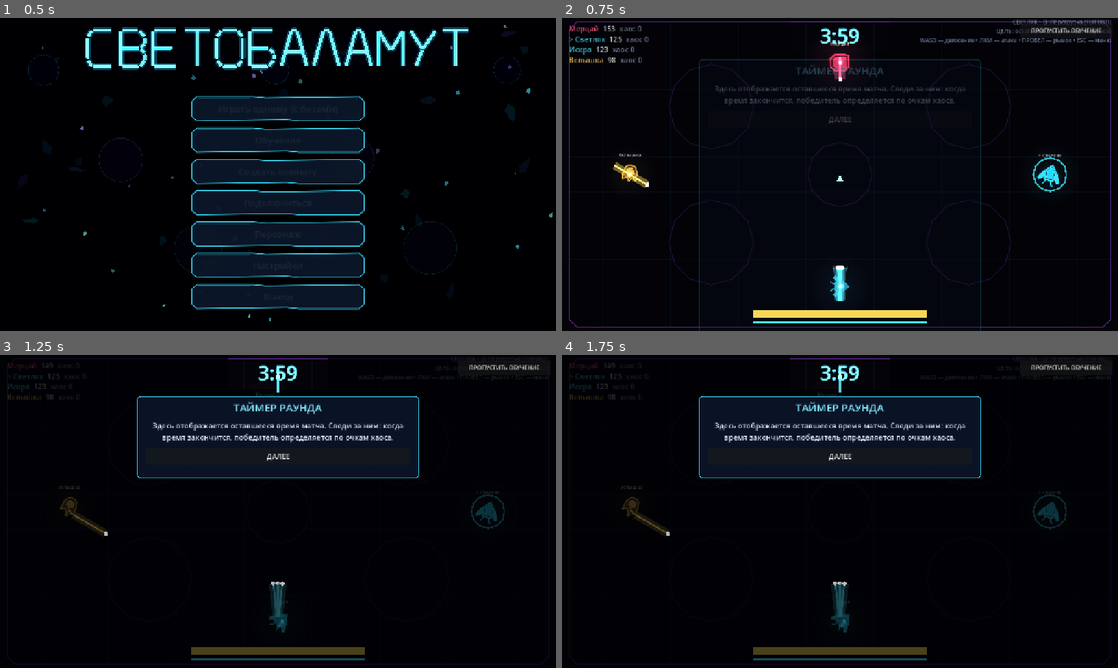
Above: before the commit, frames 1-4 (two rows, left to right).
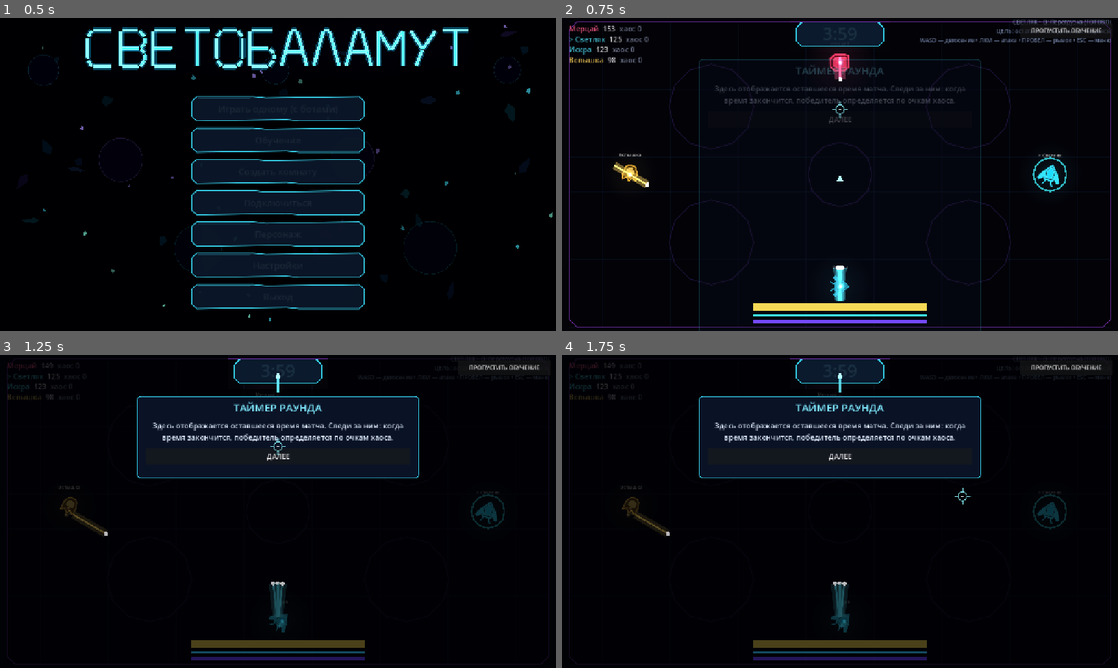
Above: after the commit, the same moments.

Repository: DvoreZZKy/svetobalamut
Game: Godot game, scene res://scenes/menu.tscn
Same seed, same stepped clock (60 frames per second), same inputs: the game is played once before the commit and once after it.
Inputs (mouse positions are in pixels of both pictures, inside the frame that each line leads up to):
- Up to frame 1 (0.5 s): no input
- Up to frame 2 (0.75 s): click "Играть одному (с ботами)" at 0.5 s
- Up to frame 3 (1.25 s): no input
- Up to frame 4 (1.75 s): tap Enter (restart) at 1.25 s; move the mouse to (962, 495) at 1.27 s; hold D (right) from 1.28 s (still down); hold Space (dash) from 1.28 s (still down); tap Q (ability) at 1.35 s; click (962, 495) at 1.42 s

Frame 1 is identical in both runs. In frame 2, 2.9% of the frame differs, in the area x 34-66%, y 1-98%; in frame 3, 2.9%; in frame 4, 2.9%.

Commit message:
Polish HUD, reticle, ability cooldown and reduce per-frame character redraws

Diff:
--- a/scripts/arena.gd
+++ b/scripts/arena.gd
@@ -44,6 +44,11 @@
 var blind_cur := 0.0
 
 var timer_lbl: Label
+var timer_shape: Polygon2D
+var timer_outline: Line2D
+var ability_bar: ProgressBar
+var cursor_layer: CanvasLayer
+var cursor_canvas: Control
 var banner: Label
 var score_lbl: RichTextLabel
 var help_lbl: Label
@@ -88,6 +93,7 @@
 	_build_fx_overlay()
 	_build_hud()
 	_build_pause_menu()
+	_build_aim_cursor()
 	if is_client:
 		Net.disconnected.connect(_to_menu)
 	else:
@@ -232,6 +238,26 @@
 	help_lbl.autowrap_mode = TextServer.AUTOWRAP_WORD_SMART
 	help_lbl.add_theme_font_size_override("font_size", 13)
 	help_lbl.modulate = Color(0.7, 0.8, 1.0, 0.75)
+	timer_shape = Polygon2D.new()
+	timer_shape.position = Vector2(640, 38)
+	timer_shape.polygon = PackedVector2Array([
+		Vector2(-88, -28), Vector2(88, -28), Vector2(101, -15),
+		Vector2(101, 15), Vector2(88, 28), Vector2(-88, 28),
+		Vector2(-101, 15), Vector2(-101, -15)
+	])
+	timer_shape.color = Color("#0c1d31", 0.92)
+	cl.add_child(timer_shape)
+	timer_outline = Line2D.new()
+	timer_outline.position = timer_shape.position
+	timer_outline.points = timer_shape.polygon
+	timer_outline.closed = true
+	timer_outline.width = 2.0
+	timer_outline.default_color = Color("#39d9f0", 0.92)
+	cl.add_child(timer_outline)
+	timer_lbl.size = Vector2(190, 58)
+	timer_lbl.offset_left = -95
+	timer_lbl.offset_right = 95
+	timer_lbl.add_theme_font_size_override("font_size", 40)
 	light_bar = _bar(Vector2.ZERO, Vector2(400, 18), Color(1.6, 1.4, 0.5), cl)
 	light_bar.anchor_left = 0.5
 	light_bar.anchor_right = 0.5
@@ -248,8 +274,19 @@
 	dash_bar.anchor_bottom = 1.0
 	dash_bar.offset_left = -200
 	dash_bar.offset_right = 200
-	dash_bar.offset_top = -24
-	dash_bar.offset_bottom = -17
+	dash_bar.offset_top = -39
+	dash_bar.offset_bottom = -32
+	ability_bar = _bar(Vector2.ZERO, Vector2(400, 7), Color(0.75, 0.45, 1.8), cl)
+	ability_bar.anchor_left = 0.5
+	ability_bar.anchor_right = 0.5
+	ability_bar.anchor_top = 1.0
+	ability_bar.anchor_bottom = 1.0
+	ability_bar.offset_left = -200
+	ability_bar.offset_right = 200
+	ability_bar.offset_top = -26
+	ability_bar.offset_bottom = -19
+	light_bar.offset_top = -64
+	light_bar.offset_bottom = -46
 	wait_lbl = _label("Ждём хоста…", 30, Vector2.ZERO, Vector2(1280, 60), cl, true)
 	wait_lbl.anchor_left = 0.5
 	wait_lbl.anchor_right = 0.5
@@ -279,13 +316,13 @@
 	over_lbl = _label("", 38, Vector2.ZERO, Vector2(720, 150), cl, true)
 	over_lbl.add_theme_color_override("font_color", Color("#f0fbff"))
 	over_lbl.visible = false
-	over_restart_btn = Button.new()
+	over_restart_btn = FacetButton.new()
 	over_restart_btn.text = "РЕВАНШ"
 	over_restart_btn.custom_minimum_size = Vector2(210, 48)
 	_style_result_button(over_restart_btn, Color("#42eaff"))
 	over_restart_btn.pressed.connect(_restart_match)
 	cl.add_child(over_restart_btn)
-	over_menu_btn = Button.new()
+	over_menu_btn = FacetButton.new()
 	over_menu_btn.text = "В МЕНЮ"
 	over_menu_btn.custom_minimum_size = Vector2(210, 48)
 	_style_result_button(over_menu_btn, Color("#b58aff"))
@@ -339,6 +376,33 @@
 
 
 # ----------------------------------------------------------------- цикл ---
+
+func _build_aim_cursor() -> void:
+	cursor_layer = CanvasLayer.new()
+	cursor_layer.layer = 100
+	cursor_layer.process_mode = Node.PROCESS_MODE_ALWAYS
+	add_child(cursor_layer)
+	cursor_canvas = Control.new()
+	cursor_canvas.mouse_filter = Control.MOUSE_FILTER_IGNORE
+	cursor_canvas.size = Vector2(38, 38)
+	cursor_canvas.draw.connect(_draw_aim_cursor)
+	cursor_layer.add_child(cursor_canvas)
+	Input.mouse_mode = Input.MOUSE_MODE_HIDDEN
+
+
+func _draw_aim_cursor() -> void:
+	if not is_instance_valid(cursor_canvas):
+		return
+	var center := Vector2(19, 19)
+	var color := Color("#8df6ff")
+	cursor_canvas.draw_arc(center, 10.0, 0.0, TAU, 32, Color(color, 0.9), 1.6, true)
+	cursor_canvas.draw_line(Vector2(19, 1), Vector2(19, 8), color, 2.0, true)
+	cursor_canvas.draw_line(Vector2(19, 30), Vector2(19, 37), color, 2.0, true)
+	cursor_canvas.draw_line(Vector2(1, 19), Vector2(8, 19), color, 2.0, true)
+	cursor_canvas.draw_line(Vector2(30, 19), Vector2(37, 19), color, 2.0, true)
+	cursor_canvas.draw_circle(center, 2.0, Color.WHITE)
+
+
 func _read_input() -> Dictionary:
 	return {
 		"mv": Input.get_vector("left", "right", "up", "down"),
@@ -407,6 +471,9 @@
 		_update_fx(dt)
 		_update_hud(dt)
 	bullet_layer.queue_redraw()
+	if is_instance_valid(cursor_canvas):
+		cursor_canvas.position = get_viewport().get_mouse_position() - cursor_canvas.size * 0.5
+		cursor_canvas.queue_redraw()
 	shake = maxf(0.0, shake - (shake * 8.0 + 25.0) * dt)
 	var s: float = shake if G.shake_on else 0.0
 	cam.offset = Vector2(randf_range(-1, 1), randf_range(-1, 1)) * s
@@ -575,8 +642,6 @@
 		local_ring.width = 4.0 + 1.5 * (0.5 + 0.5 * sin(t * 5.0))
 		line.visible = vis
 		root.position = pv.pos
-		if pv.kind != pd.k:
-			pv.kind = pd.k
 		pv.rot = lerp_angle(pv.rot, (pd.a as Vector2).angle(), minf(1.0, 30.0 * dt))
 		actor.rotation = pv.rot
 		pv.kick = maxf(0.0, pv.kick - dt * 7.0)
@@ -606,6 +671,8 @@
 		var nm: String = pd.n
 		if pd.d:
 			nm = ci_name.get(pd.c, "?")
+		if bool(pd.get("bot", false)):
+			nm += " (бот)"
 		lbl.text = ("> " + nm) if id == local_id else nm
 		if bomb_id == id:
 			lbl.text = "БОМБА %.1f" % maxf(bomb_t, 0.0)
@@ -698,6 +765,7 @@
 	var over: bool = view.get("ph", "play") == "over"
 	var secs := maxi(0, int(view.get("tl", Sim.MATCH_TIME)))
 	timer_lbl.text = "%d:%02d" % [secs / 60, secs % 60]
+	timer_lbl.modulate = Color("#ff789b") if secs <= 30 else Color("#b8f8ff")
 	if over:
 		timer_lbl.text = "0:00"
 	var rows: Array = []
@@ -712,12 +780,14 @@
 	for pd in rows:
 		var hex: String = G.col(pd.c).to_html(false)
 		var st := "ТЕНЬ" if pd.s else str(int(pd.l))
-		txt += "[color=#%s]%s%s[/color]  %s  [color=#8890aa]хаос %d[/color]\n" % [hex, "> " if pd.i == local_id else "", pd.n, st, pd.pt]
+		var display_name: String = str(pd.n) + (" (бот)" if bool(pd.get("bot", false)) else "")
+		txt += "[color=#%s]%s%s[/color]  %s  [color=#8890aa]хаос %d[/color]\n" % [hex, "> " if pd.i == local_id else "", display_name, st, pd.pt]
 	score_lbl.text = txt
 	if not me.is_empty():
 		light_bar.max_value = me.hpmax
 		light_bar.value = me.l
 		dash_bar.value = 100.0 * (1.0 - clampf(me.dc / Sim.DASH_CD, 0.0, 1.0))
+		ability_bar.value = 100.0 * (1.0 - clampf(me.acd / 9.0, 0.0, 1.0))
 		var class_names := ["СВЕТЛЯК", "КАПСУЛА", "ПРИЗРАК", "КРИСТАЛЛ"]
 		var ability_ready := "ГОТОВО" if me.acd <= 0.0 else "%.1fс" % me.acd
 		help_lbl.text = "%s • Q: %s (%s)\nЦЕЛЬ: остаться последним светящимся.\nWASD — движение • ЛКМ — атака • ПРОБЕЛ — рывок • ESC — меню" % [class_names[int(me.k) % 4], ["Перегрузка", "Энергощит", "Фазовый скачок", "Звёздный залп"][int(me.k) % 4], ability_ready]
